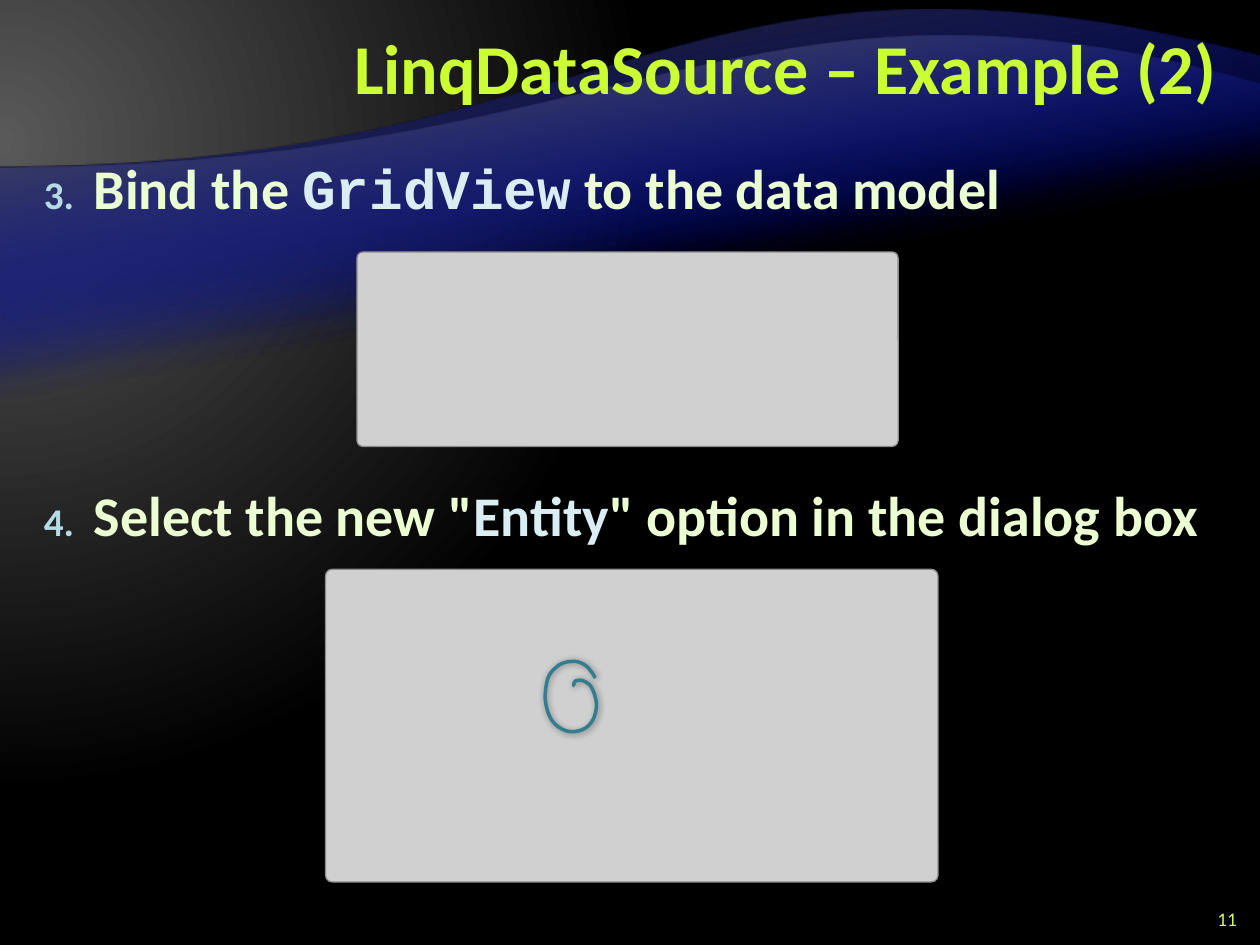
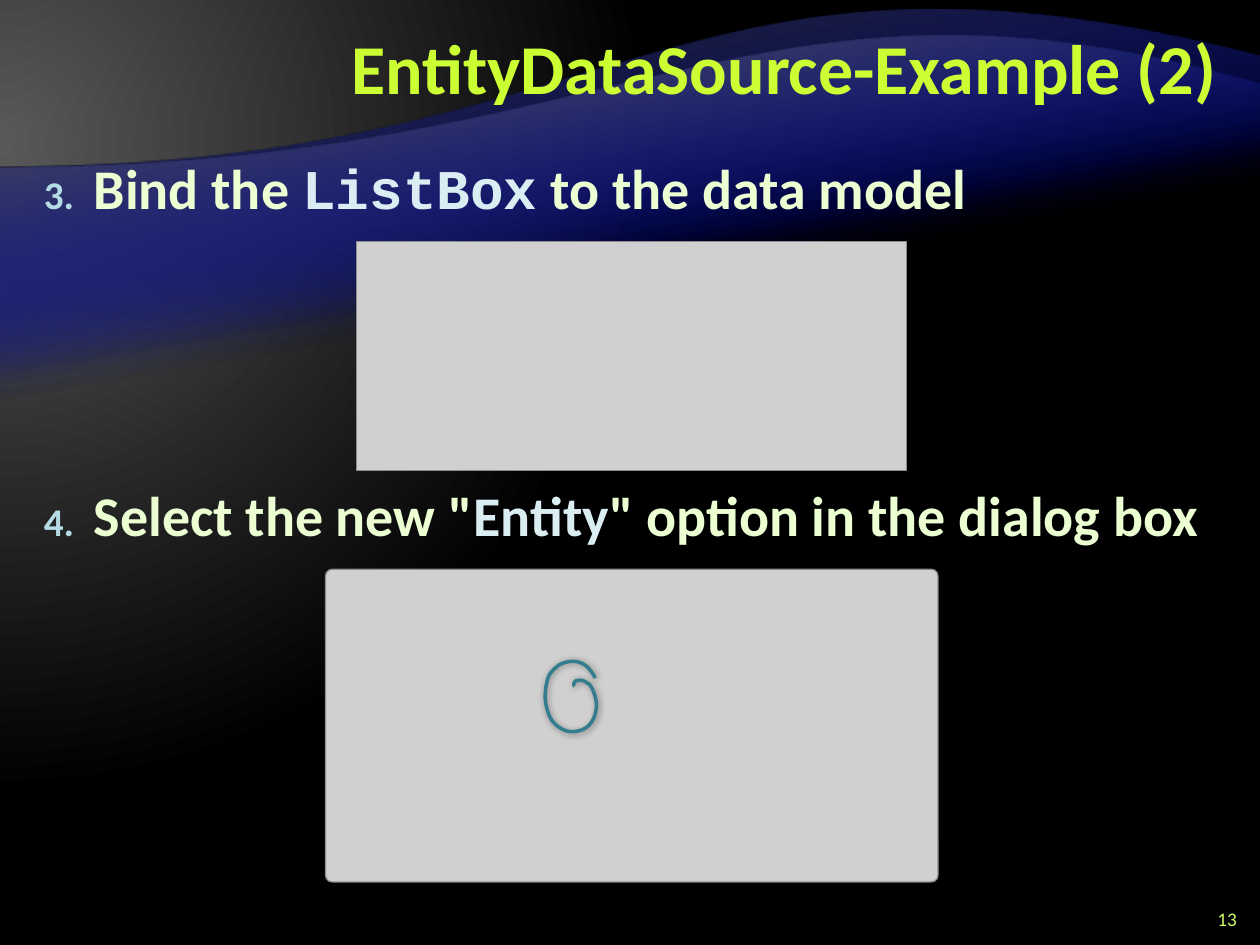
Before and after one commit to Graveheart/aspnetcourse, a slide deck: slide 13 of 2010/lectures/10. ASP.NET-and-Databases.pptx (slide 11 before the commit). Drawn at 1260x945 pixels with LibreOffice and Linux fonts; fonts in the diff are those of the drawing; grey boxes stand for pictures; background and template pictures are left out. Boxes give left, top, right and bottom in pixels: in the first picture for what was removed or moved away, otherwise in the second. Text is boxed around its words. In the diff, an @@ line names an element or a change of style, - is before the commit and + after.

```diff
--- a/2010/lectures/10. ASP.NET-and-Databases.pptx
+++ b/2010/lectures/10. ASP.NET-and-Databases.pptx
@@ title at box(352, 36, 1216, 111): text changed @@
-LinqDataSource – Example (2)
+EntityDataSource-Example (2)
@@ text at box(94, 162, 967, 222): text changed @@
-3. Bind the GridView to the data model
+3. Bind the ListBox to the data model
@@ picture: place and size @@
-picture at box(357, 252, 898, 446)
+picture at box(357, 242, 906, 471)
@@ page number at box(1217, 913, 1236, 926): text changed @@
-11
+13
```
Also in this commit, not shown: 9 other slides changed, 3 slides added, 3 slides removed.
